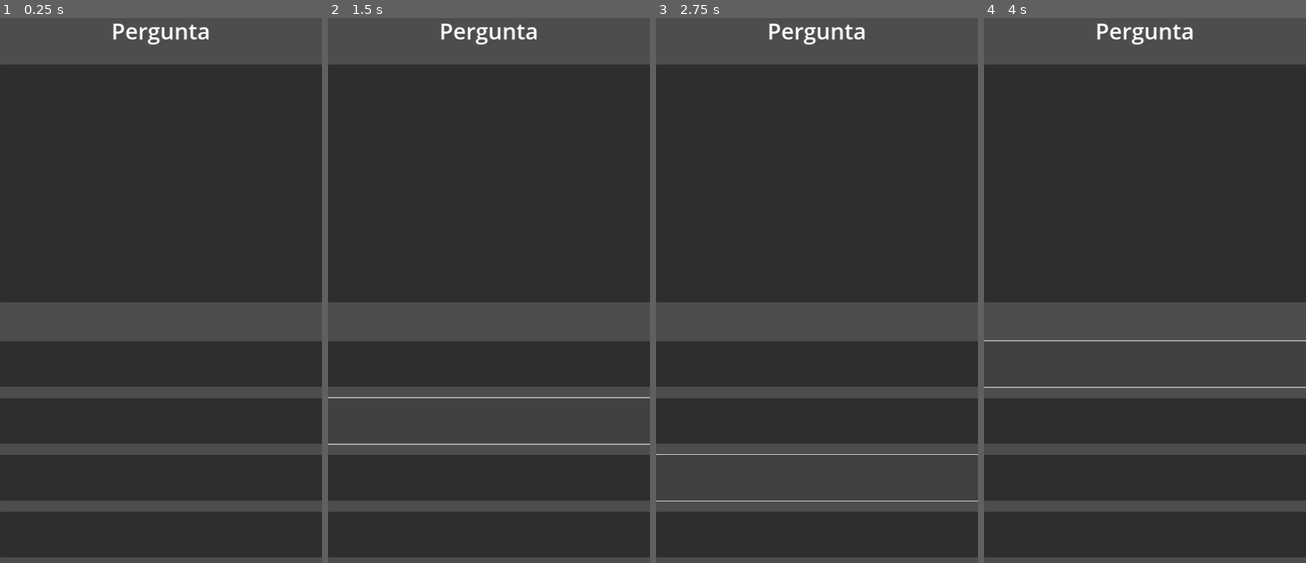
Above: before the commit, frames 1-4 (left to right).
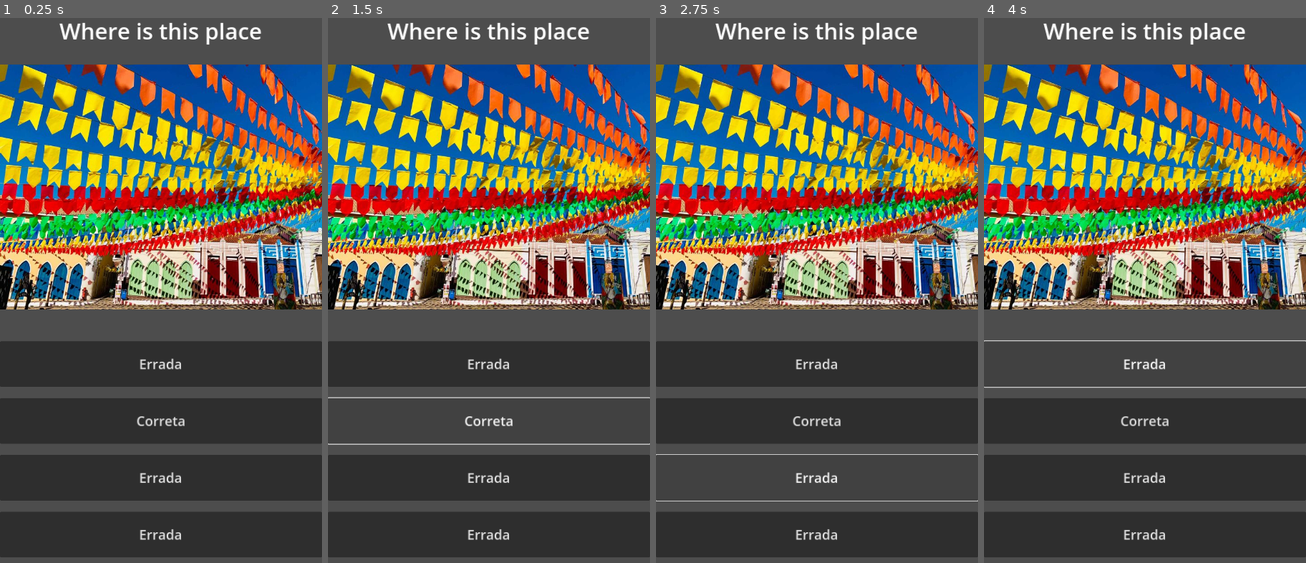
Above: after the commit, the same moments.

Repository: BrunoFernandesf/quiz-game
Game: Godot game, scene res://scenes/main.tscn
Two runs of this game, one before a commit and one after it. Both use one fixed random seed, a clock stepped at 60 frames per second and the inputs below. Before the commit the project has no main scene; this scene is started directly in both runs.
Inputs (mouse positions are in pixels of both pictures, inside the frame that each line leads up to):
- Up to frame 1 (0.25 s): no input
- Up to frame 2 (1.5 s): click (489, 366) at 0.5 s; click (489, 421) at 1.25 s
- Up to frame 3 (2.75 s): click (817, 475) at 2 s
- Up to frame 4 (4 s): click (1145, 535) at 2.75 s; click (1145, 366) at 3.5 s

The runs differ from the first frame. In frame 1, 46% of the frame differs, in the area x 0-100%, y 0-96%; in frame 2, 46%; in frame 3, 46%; in frame 4, 46%.

Commit message:
criacao dos resources questions e configuracao de cada um, criacao do script game_controller controlando o instanciamento das perguntas

Diff:
--- a/project.godot
+++ b/project.godot
@@ -11,6 +11,7 @@
 [application]
 
 config/name="Quiz-game"
+run/main_scene="res://scenes/main.tscn"
 config/features=PackedStringArray("4.2", "Forward Plus")
 config/icon="res://icon.svg"
 
--- a/resources/questions/chapada_diamantina-BA.tres
+++ b/resources/questions/chapada_diamantina-BA.tres
@@ -1,9 +1,11 @@
-[gd_resource type="Resource" script_class="QuizQuestion" load_steps=2 format=3 uid="uid://c3a55iyyt6gp1"]
+[gd_resource type="Resource" script_class="QuizQuestion" load_steps=3 format=3 uid="uid://c3a55iyyt6gp1"]
 
-[ext_resource type="Script" path="res://scripts/QuizResource.gd" id="1_otwo6"]
+[ext_resource type="Texture2D" uid="uid://c33i0jfqc2q3s" path="res://assets/img_chapada_diamantina.jpeg" id="1_ji8h3"]
+[ext_resource type="Script" path="res://scripts/quiz_resource.gd" id="2_bme0y"]
 
 [resource]
-script = ExtResource("1_otwo6")
-question_info = ""
-question_amount = Array[String]([])
-question_correct = ""
+script = ExtResource("2_bme0y")
+question_info = "Where is this place"
+question_image = ExtResource("1_ji8h3")
+question_amount = Array[String](["Errada", "Correta", "Errada", "Errada"])
+question_correct = "Correta"
--- a/resources/questions/chapada_dos_veadeiros-GO.tres
+++ b/resources/questions/chapada_dos_veadeiros-GO.tres
@@ -1,9 +1,11 @@
-[gd_resource type="Resource" script_class="QuizQuestion" load_steps=2 format=3 uid="uid://c4cgafo8t3x2g"]
+[gd_resource type="Resource" script_class="QuizQuestion" load_steps=3 format=3 uid="uid://c4cgafo8t3x2g"]
 
-[ext_resource type="Script" path="res://scripts/QuizResource.gd" id="1_635q6"]
+[ext_resource type="Texture2D" uid="uid://biggmb0i8s2tj" path="res://assets/img_chapada_veadeiros.jpeg" id="1_ifwtc"]
+[ext_resource type="Script" path="res://scripts/quiz_resource.gd" id="2_v6js7"]
 
 [resource]
-script = ExtResource("1_635q6")
-question_info = ""
-question_amount = Array[String]([])
-question_correct = ""
+script = ExtResource("2_v6js7")
+question_info = "Where is this place"
+question_image = ExtResource("1_ifwtc")
+question_amount = Array[String](["Errada", "Errada", "Correta", "Errada"])
+question_correct = "Correta"
--- a/resources/questions/fernando_de_noronha-PB.tres
+++ b/resources/questions/fernando_de_noronha-PB.tres
@@ -1,9 +1,11 @@
-[gd_resource type="Resource" script_class="QuizQuestion" load_steps=2 format=3 uid="uid://4bykwvschhfp"]
+[gd_resource type="Resource" script_class="QuizQuestion" load_steps=3 format=3 uid="uid://4bykwvschhfp"]
 
-[ext_resource type="Script" path="res://scripts/QuizResource.gd" id="1_shn3t"]
+[ext_resource type="Texture2D" uid="uid://1vkfr4i3ahbk" path="res://assets/img_fernando_noronha.jpg" id="1_qbbph"]
+[ext_resource type="Script" path="res://scripts/quiz_resource.gd" id="2_ca6ua"]
 
 [resource]
-script = ExtResource("1_shn3t")
-question_info = ""
-question_amount = Array[String]([])
-question_correct = ""
+script = ExtResource("2_ca6ua")
+question_info = "Where is this place"
+question_image = ExtResource("1_qbbph")
+question_amount = Array[String](["Errada", "Correta", "Errada", "Errada"])
+question_correct = "Correta"
--- a/resources/questions/jericoacoara-CE.tres
+++ b/resources/questions/jericoacoara-CE.tres
@@ -1,9 +1,11 @@
-[gd_resource type="Resource" script_class="QuizQuestion" load_steps=2 format=3 uid="uid://cuail4ohwhwqb"]
+[gd_resource type="Resource" script_class="QuizQuestion" load_steps=3 format=3 uid="uid://cuail4ohwhwqb"]
 
-[ext_resource type="Script" path="res://scripts/QuizResource.gd" id="1_3dnxy"]
+[ext_resource type="Texture2D" uid="uid://cqd5r2d0g87hv" path="res://assets/img_jericoacoara.jpg" id="1_esc1i"]
+[ext_resource type="Script" path="res://scripts/quiz_resource.gd" id="2_l0fbj"]
 
 [resource]
-script = ExtResource("1_3dnxy")
-question_info = ""
-question_amount = Array[String]([])
-question_correct = ""
+script = ExtResource("2_l0fbj")
+question_info = "Where is this place"
+question_image = ExtResource("1_esc1i")
+question_amount = Array[String](["Errada", "Correta", "Errada", "Errada"])
+question_correct = "Correta"
--- a/resources/questions/joao_pessoa-PB.tres
+++ b/resources/questions/joao_pessoa-PB.tres
@@ -1,9 +1,11 @@
-[gd_resource type="Resource" script_class="QuizQuestion" load_steps=2 format=3 uid="uid://d2212ugtytwfm"]
+[gd_resource type="Resource" script_class="QuizQuestion" load_steps=3 format=3 uid="uid://d2212ugtytwfm"]
 
-[ext_resource type="Script" path="res://scripts/QuizResource.gd" id="1_w8ksx"]
+[ext_resource type="Texture2D" uid="uid://cu17s6vt01ts" path="res://assets/img_joao_pessoa.jpg" id="1_wb4gj"]
+[ext_resource type="Script" path="res://scripts/quiz_resource.gd" id="2_ofakj"]
 
 [resource]
-script = ExtResource("1_w8ksx")
-question_info = ""
-question_amount = Array[String]([])
-question_correct = ""
+script = ExtResource("2_ofakj")
+question_info = "Where is this place"
+question_image = ExtResource("1_wb4gj")
+question_amount = Array[String](["Correta", "Errada", "Errada", "Errada"])
+question_correct = "Correta"
--- a/resources/questions/local_bonito-MS.tres
+++ b/resources/questions/local_bonito-MS.tres
@@ -1,9 +1,11 @@
-[gd_resource type="Resource" script_class="QuizQuestion" load_steps=2 format=3 uid="uid://dwyope08xokak"]
+[gd_resource type="Resource" script_class="QuizQuestion" load_steps=3 format=3 uid="uid://dwyope08xokak"]
 
-[ext_resource type="Script" path="res://scripts/QuizResource.gd" id="1_yld61"]
+[ext_resource type="Texture2D" uid="uid://be6sbk5erhmxi" path="res://assets/img_bonito.jpg" id="1_qdsg3"]
+[ext_resource type="Script" path="res://scripts/quiz_resource.gd" id="2_so0kv"]
 
 [resource]
-script = ExtResource("1_yld61")
-question_info = ""
-question_amount = Array[String]([])
-question_correct = ""
+script = ExtResource("2_so0kv")
+question_info = "Where is this place"
+question_image = ExtResource("1_qdsg3")
+question_amount = Array[String](["Correta", "Errada", "Errada", "Errada"])
+question_correct = "Correta"
--- a/resources/questions/maceio-AL.tres
+++ b/resources/questions/maceio-AL.tres
@@ -1,9 +1,11 @@
-[gd_resource type="Resource" script_class="QuizQuestion" load_steps=2 format=3 uid="uid://cibmwu12ughne"]
+[gd_resource type="Resource" script_class="QuizQuestion" load_steps=3 format=3 uid="uid://cibmwu12ughne"]
 
-[ext_resource type="Script" path="res://scripts/QuizResource.gd" id="1_xogau"]
+[ext_resource type="Texture2D" uid="uid://qau6ad0xlmwg" path="res://assets/img_maceio.jpeg" id="1_bbl18"]
+[ext_resource type="Script" path="res://scripts/quiz_resource.gd" id="2_jo48w"]
 
 [resource]
-script = ExtResource("1_xogau")
-question_info = ""
-question_amount = Array[String]([])
-question_correct = ""
+script = ExtResource("2_jo48w")
+question_info = "Where is this place"
+question_image = ExtResource("1_bbl18")
+question_amount = Array[String](["Errada", "Errada", "Errada", "Correta"])
+question_correct = "Correta"
--- a/resources/questions/peninsula_de_marau-BA.tres
+++ b/resources/questions/peninsula_de_marau-BA.tres
@@ -1,9 +1,11 @@
-[gd_resource type="Resource" script_class="QuizQuestion" load_steps=2 format=3 uid="uid://cx48xg2o2nkp3"]
+[gd_resource type="Resource" script_class="QuizQuestion" load_steps=3 format=3 uid="uid://cx48xg2o2nkp3"]
 
-[ext_resource type="Script" path="res://scripts/QuizResource.gd" id="1_gatu7"]
+[ext_resource type="Texture2D" uid="uid://btoydp8e6n426" path="res://assets/img_peninsula_marau.jpg" id="1_fwh3n"]
+[ext_resource type="Script" path="res://scripts/quiz_resource.gd" id="2_sh03y"]
 
 [resource]
-script = ExtResource("1_gatu7")
-question_info = ""
-question_amount = Array[String]([])
-question_correct = ""
+script = ExtResource("2_sh03y")
+question_info = "Where is this place"
+question_image = ExtResource("1_fwh3n")
+question_amount = Array[String](["Correta", "Errada", "Errada", "Errada"])
+question_correct = "Correta"
--- a/resources/questions/pirenopolis-GO.tres
+++ b/resources/questions/pirenopolis-GO.tres
@@ -1,9 +1,11 @@
-[gd_resource type="Resource" script_class="QuizQuestion" load_steps=2 format=3 uid="uid://cfftowmaouhub"]
+[gd_resource type="Resource" script_class="QuizQuestion" load_steps=3 format=3 uid="uid://cfftowmaouhub"]
 
-[ext_resource type="Script" path="res://scripts/QuizResource.gd" id="1_n0te1"]
+[ext_resource type="Texture2D" uid="uid://ck2kxfa4a3cwd" path="res://assets/img_pirenopolis.jpg" id="1_ncu4p"]
+[ext_resource type="Script" path="res://scripts/quiz_resource.gd" id="2_7gajd"]
 
 [resource]
-script = ExtResource("1_n0te1")
-question_info = ""
-question_amount = Array[String]([])
-question_correct = ""
+script = ExtResource("2_7gajd")
+question_info = "Where is this place"
+question_image = ExtResource("1_ncu4p")
+question_amount = Array[String](["Errada", "Errada", "Correta", "Errada"])
+question_correct = "Correta"
--- a/resources/questions/praia_da_pipa-RN.tres
+++ b/resources/questions/praia_da_pipa-RN.tres
@@ -1,9 +1,11 @@
-[gd_resource type="Resource" script_class="QuizQuestion" load_steps=2 format=3 uid="uid://drufjjh8jgg71"]
+[gd_resource type="Resource" script_class="QuizQuestion" load_steps=3 format=3 uid="uid://drufjjh8jgg71"]
 
-[ext_resource type="Script" path="res://scripts/QuizResource.gd" id="1_308nn"]
+[ext_resource type="Texture2D" uid="uid://cc6m62lanao3" path="res://assets/img_praia_pipa.jpg" id="1_p73a1"]
+[ext_resource type="Script" path="res://scripts/quiz_resource.gd" id="2_oejsc"]
 
 [resource]
-script = ExtResource("1_308nn")
-question_info = ""
-question_amount = Array[String]([])
-question_correct = ""
+script = ExtResource("2_oejsc")
+question_info = "Where is this place"
+question_image = ExtResource("1_p73a1")
+question_amount = Array[String](["Correta", "Errada", "Errada", "Errada"])
+question_correct = "Correta"
--- a/resources/themes/locations_brazil.tres
+++ b/resources/themes/locations_brazil.tres
@@ -1,17 +1,17 @@
-[gd_resource type="Resource" script_class="QuizTheme" load_steps=12 format=3 uid="uid://dy07hvpxkapre"]
+[gd_resource type="Resource" script_class="QuizTheme" load_steps=12 format=3 uid="uid://s27b16pfh332"]
 
+[ext_resource type="Resource" uid="uid://c3a55iyyt6gp1" path="res://resources/questions/chapada_diamantina-BA.tres" id="1_0lnh0"]
 [ext_resource type="Script" path="res://scripts/themes.gd" id="1_lr2o3"]
-[ext_resource type="Resource" uid="uid://c3a55iyyt6gp1" path="res://resources/questions/chapada_diamantina-BA.tres" id="2_qrd8q"]
-[ext_resource type="Resource" uid="uid://c4cgafo8t3x2g" path="res://resources/questions/chapada_dos_veadeiros-GO.tres" id="3_vym02"]
-[ext_resource type="Resource" uid="uid://4bykwvschhfp" path="res://resources/questions/fernando_de_noronha-PB.tres" id="4_aln7x"]
-[ext_resource type="Resource" uid="uid://cuail4ohwhwqb" path="res://resources/questions/jericoacoara-CE.tres" id="5_cxqq6"]
-[ext_resource type="Resource" uid="uid://d2212ugtytwfm" path="res://resources/questions/joao_pessoa-PB.tres" id="6_gsqbe"]
-[ext_resource type="Resource" uid="uid://dwyope08xokak" path="res://resources/questions/local_bonito-MS.tres" id="7_cd2c1"]
-[ext_resource type="Resource" uid="uid://cibmwu12ughne" path="res://resources/questions/maceio-AL.tres" id="8_2aosf"]
-[ext_resource type="Resource" uid="uid://cx48xg2o2nkp3" path="res://resources/questions/peninsula_de_marau-BA.tres" id="9_fi0w8"]
-[ext_resource type="Resource" uid="uid://cfftowmaouhub" path="res://resources/questions/pirenopolis-GO.tres" id="10_k0ec0"]
-[ext_resource type="Resource" uid="uid://drufjjh8jgg71" path="res://resources/questions/praia_da_pipa-RN.tres" id="11_u7qro"]
+[ext_resource type="Resource" uid="uid://c4cgafo8t3x2g" path="res://resources/questions/chapada_dos_veadeiros-GO.tres" id="2_kr0qm"]
+[ext_resource type="Resource" uid="uid://4bykwvschhfp" path="res://resources/questions/fernando_de_noronha-PB.tres" id="3_es7th"]
+[ext_resource type="Resource" uid="uid://cuail4ohwhwqb" path="res://resources/questions/jericoacoara-CE.tres" id="4_ryxcj"]
+[ext_resource type="Resource" uid="uid://d2212ugtytwfm" path="res://resources/questions/joao_pessoa-PB.tres" id="5_gus28"]
+[ext_resource type="Resource" uid="uid://dwyope08xokak" path="res://resources/questions/local_bonito-MS.tres" id="6_u5eo4"]
+[ext_resource type="Resource" uid="uid://cibmwu12ughne" path="res://resources/questions/maceio-AL.tres" id="7_75hxc"]
+[ext_resource type="Resource" uid="uid://cx48xg2o2nkp3" path="res://resources/questions/peninsula_de_marau-BA.tres" id="8_1ppbk"]
+[ext_resource type="Resource" uid="uid://cfftowmaouhub" path="res://resources/questions/pirenopolis-GO.tres" id="9_t5761"]
+[ext_resource type="Resource" uid="uid://drufjjh8jgg71" path="res://resources/questions/praia_da_pipa-RN.tres" id="10_n2h28"]
 
 [resource]
 script = ExtResource("1_lr2o3")
-theme = Array[Resource("res://scripts/QuizResource.gd")]([ExtResource("2_qrd8q"), ExtResource("3_vym02"), ExtResource("4_aln7x"), ExtResource("5_cxqq6"), ExtResource("6_gsqbe"), ExtResource("7_cd2c1"), ExtResource("8_2aosf"), ExtResource("9_fi0w8"), ExtResource("10_k0ec0"), ExtResource("11_u7qro")])
+theme = Array[Resource("res://scripts/quiz_resource.gd")]([ExtResource("1_0lnh0"), ExtResource("2_kr0qm"), ExtResource("3_es7th"), ExtResource("4_ryxcj"), ExtResource("5_gus28"), ExtResource("6_u5eo4"), ExtResource("7_75hxc"), ExtResource("8_1ppbk"), ExtResource("9_t5761"), ExtResource("10_n2h28")])
--- a/scenes/main.tscn
+++ b/scenes/main.tscn
@@ -1,6 +1,13 @@
-[gd_scene format=3 uid="uid://bf68r36xmgay2"]
+[gd_scene load_steps=3 format=3 uid="uid://bf68r36xmgay2"]
+
+[ext_resource type="Script" path="res://scripts/game_controller.gd" id="1_slqxg"]
+[ext_resource type="Resource" uid="uid://s27b16pfh332" path="res://resources/themes/locations_brazil.tres" id="2_llxeo"]
 
 [node name="Main" type="CanvasLayer"]
+script = ExtResource("1_slqxg")
+quiz = ExtResource("2_llxeo")
+color_right = Color(7.21961e-08, 0.417176, 0.0507209, 1)
+color_wrong = Color(0.794399, 3.22476e-06, 9.62615e-07, 1)
 
 [node name="Control" type="Control" parent="."]
 layout_mode = 3
@@ -53,15 +60,19 @@
 [node name="Button" type="Button" parent="Control/ButtonHolder"]
 layout_mode = 2
 size_flags_vertical = 3
+theme_override_font_sizes/font_size = 30
 
 [node name="Button2" type="Button" parent="Control/ButtonHolder"]
 layout_mode = 2
 size_flags_vertical = 3
+theme_override_font_sizes/font_size = 30
 
 [node name="Button3" type="Button" parent="Control/ButtonHolder"]
 layout_mode = 2
 size_flags_vertical = 3
+theme_override_font_sizes/font_size = 30
 
 [node name="Button4" type="Button" parent="Control/ButtonHolder"]
 layout_mode = 2
 size_flags_vertical = 3
+theme_override_font_sizes/font_size = 30
--- /dev/null
+++ b/scripts/game_controller.gd
@@ -0,0 +1,25 @@
+extends Node
+
+@export var quiz: QuizTheme
+@export var color_right: Color
+@export var color_wrong: Color
+
+var buttons: Array[Button]
+var index: int
+var correct: int
+
+@onready var question_label = $Control/QuestionHolder/QuestionLabel
+@onready var question_image = $Control/QuestionHolder/Panel/QuestionImage
+
+func _ready():
+	for button in $Control/ButtonHolder.get_children():
+		buttons.append(button)
+
+	quiz_load()
+
+func quiz_load():
+	question_label.text = quiz.theme[index].question_info
+	question_image.texture = quiz.theme[index].question_image
+
+	for i in buttons.size():
+		buttons[i].text = quiz.theme[index].question_amount[i]
Binary file added: assets/img_bonito.jpg
Not shown, added: assets/img_bonito.jpg.import
Binary file added: assets/img_chapada_diamantina.jpeg
Not shown, added: assets/img_chapada_diamantina.jpeg.import
Binary file added: assets/img_chapada_veadeiros.jpeg
Not shown, added: assets/img_chapada_veadeiros.jpeg.import
Binary file added: assets/img_fernando_noronha.jpg
Not shown, added: assets/img_fernando_noronha.jpg.import
Binary file added: assets/img_jericoacoara.jpg
Not shown, added: assets/img_jericoacoara.jpg.import
Binary file added: assets/img_joao_pessoa.jpg
Not shown, added: assets/img_joao_pessoa.jpg.import
(and 9 more such lines)
